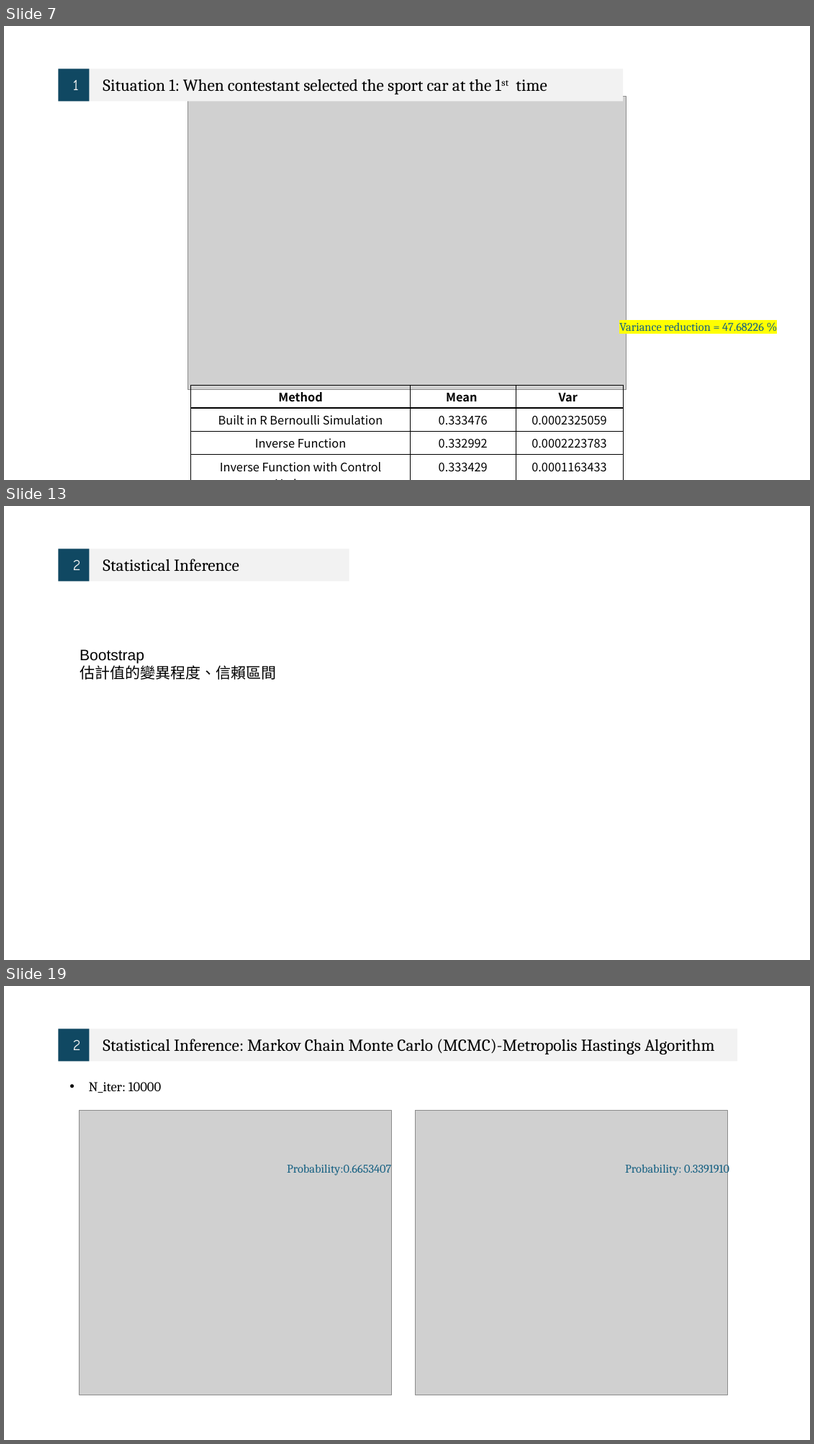
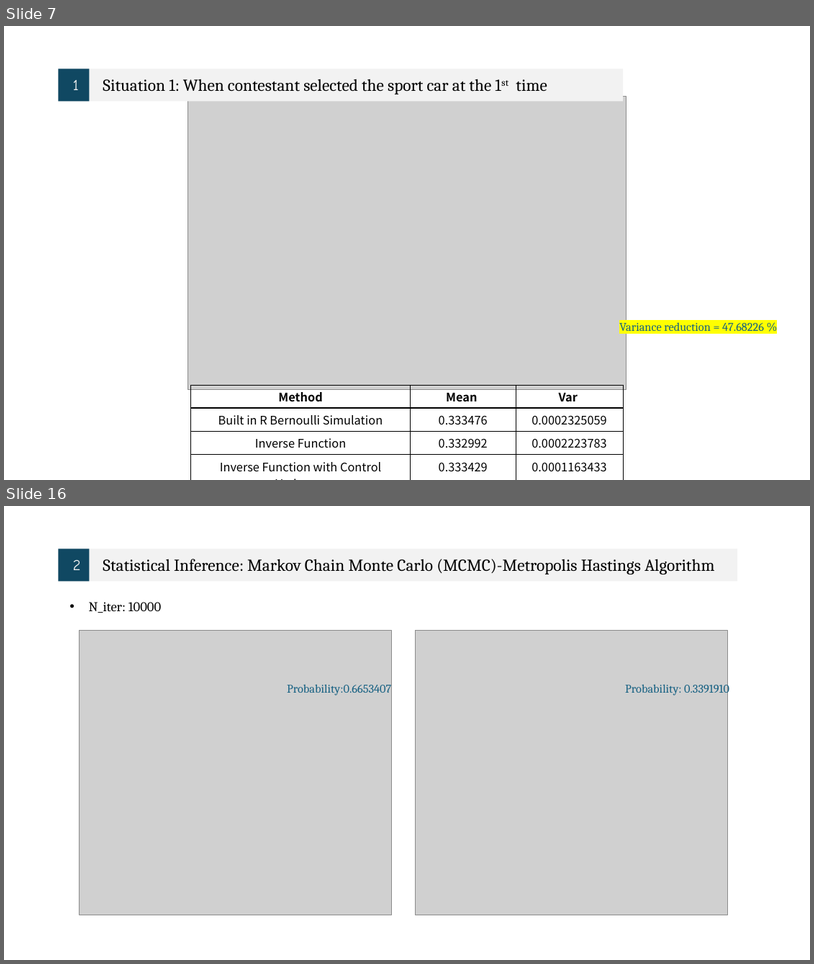
Before and after one commit to Sheena0210/monty-hall-simulation, a slide deck: 統計計算.pptx. Shown one above the other, each under a label of ours: slides 7, 13 and 19 before the commit, slides 7 and 16 after it; the slides between them are not shown. The pictures are 814x1444 and 814x964 pixels, drawn with LibreOffice and Linux fonts; fonts in the diff are those of the drawing; grey boxes stand for pictures. Boxes give left, top, right and bottom in pixels: in the first picture for what was removed or moved away, otherwise in the second. Text is boxed around its words. In the diff, an @@ line names an element or a change of style, - is before the commit and + after.

```diff
--- a/統計計算.pptx
+++ b/統計計算.pptx
@@ slide 13 removed at (x1=4, y1=506, x2=810, y2=960), background #FFFFFF @@
@@ group removed at (x1=59, y1=549, x2=350, y2=581): 2 rectangles, 2 texts @@
-2
-Statistical Inference
@@ text removed at (x1=80, y1=649, x2=276, y2=680) @@
-Bootstrap
-估計值的變異程度、信賴區間
@@ what was slide 19 is now slide 16 @@
```
Also in this commit, not shown: 6 slides changed, 3 slides added, 5 other slides removed.
